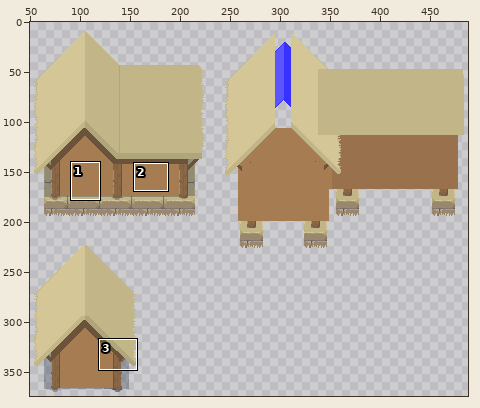
Two versions of one pixel-art file, assets/tiles/house.ase. The picture above shows the old version from afar; the outline marks the close-up.
Close-up. First the earlier version:
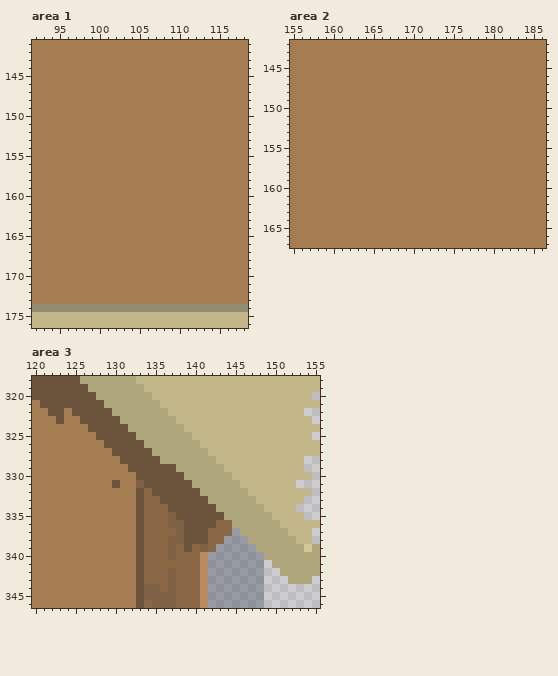
512x512 pixels, 1 frame. Colours within 5 levels of each other are drawn and written as one. Shown: area 1: x 92..118, y 141..176; area 2: x 155..186, y 142..167; area 3: x 120..155, y 318..346. The wide view leaves out empty margins. The commit also changed other parts of the picture, which this record leaves out.
New version:
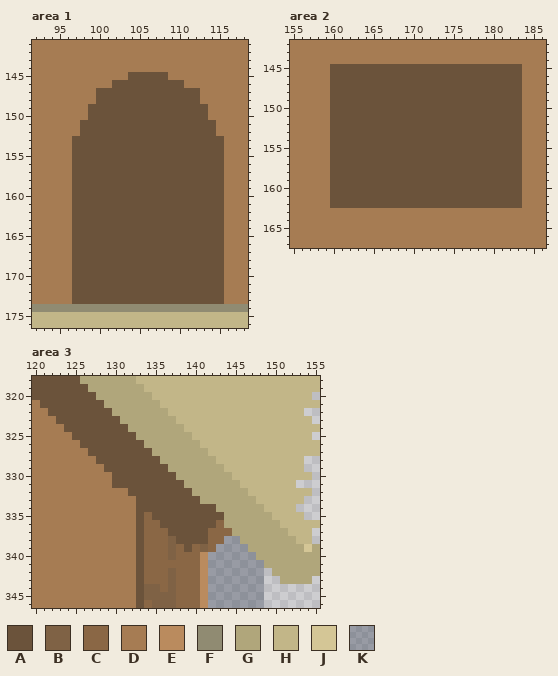
Palette (. is transparent): A #6b533b  B #7f6245  C #8a6745  D #a67c53  E #ba8b5e  F #908b72  G #b0a67b  H #c2b688  J #d4c696  K #1b263d4c
Edits made:
layer "Stone" added
layer "Wall" added
layer "Roof" added
layer "Door and Window" added
layer "layer 0" removed
layer "Layer 1" removed
Changed rows in their new state; - is an unchanged pixel.
Area 1, layer "Door and Window":
first column x 97:
145 -------AAAAA-------
146 -----AAAAAAAAA-----
147 ---AAAAAAAAAAAAA---
148 ---AAAAAAAAAAAAA---
149 --AAAAAAAAAAAAAAA--
150 --AAAAAAAAAAAAAAA--
151 -AAAAAAAAAAAAAAAAA-
152 -AAAAAAAAAAAAAAAAA-
153 AAAAAAAAAAAAAAAAAAA
154 AAAAAAAAAAAAAAAAAAA
155 AAAAAAAAAAAAAAAAAAA
156 AAAAAAAAAAAAAAAAAAA
157 AAAAAAAAAAAAAAAAAAA
158 AAAAAAAAAAAAAAAAAAA
159 AAAAAAAAAAAAAAAAAAA
160 AAAAAAAAAAAAAAAAAAA
161 AAAAAAAAAAAAAAAAAAA
162 AAAAAAAAAAAAAAAAAAA
163 AAAAAAAAAAAAAAAAAAA
164 AAAAAAAAAAAAAAAAAAA
165 AAAAAAAAAAAAAAAAAAA
166 AAAAAAAAAAAAAAAAAAA
167 AAAAAAAAAAAAAAAAAAA
168 AAAAAAAAAAAAAAAAAAA
169 AAAAAAAAAAAAAAAAAAA
170 AAAAAAAAAAAAAAAAAAA
171 AAAAAAAAAAAAAAAAAAA
172 AAAAAAAAAAAAAAAAAAA
173 AAAAAAAAAAAAAAAAAAA
Area 2, layer "Door and Window":
first column x 160:
145 AAAAAAAAAAAAAAAAAAAAAAAA
146 AAAAAAAAAAAAAAAAAAAAAAAA
147 AAAAAAAAAAAAAAAAAAAAAAAA
148 AAAAAAAAAAAAAAAAAAAAAAAA
149 AAAAAAAAAAAAAAAAAAAAAAAA
150 AAAAAAAAAAAAAAAAAAAAAAAA
151 AAAAAAAAAAAAAAAAAAAAAAAA
152 AAAAAAAAAAAAAAAAAAAAAAAA
153 AAAAAAAAAAAAAAAAAAAAAAAA
154 AAAAAAAAAAAAAAAAAAAAAAAA
155 AAAAAAAAAAAAAAAAAAAAAAAA
156 AAAAAAAAAAAAAAAAAAAAAAAA
157 AAAAAAAAAAAAAAAAAAAAAAAA
158 AAAAAAAAAAAAAAAAAAAAAAAA
159 AAAAAAAAAAAAAAAAAAAAAAAA
160 AAAAAAAAAAAAAAAAAAAAAAAA
161 AAAAAAAAAAAAAAAAAAAAAAAA
162 AAAAAAAAAAAAAAAAAAAAAAAA
Area 3, layers "Roof", "Wall":
first column x 124:
322 A---------------------------
323 AA--------------------------
324 AAA-------------------------
325 -AAA------------------------
326 --AAA-----------------------
327 ---AAA----------------------
328 ----AAA---------------------
329 -----AAA-----G--------------
330 ------AAA-----G-------------
331 -------AAA-----G------------
332 --------A-A-----G-----------
333 ----------AA-----G----------
334 ----------AAA---------------
335 -----------AAA--------------
336 ------------AAA-----G-------
337 -------------AA------G------
338 --------------A-------G-----
339 -----------------------G----
340 ------------------------G---
341 -------------------------G--
342 --------------------------G-
343 ---------------------------G
Changed places in both close-ups, as pixel boxes (x1, y1, x2, y2):
changed: (72, 72, 224, 304)
changed: (330, 64, 522, 208)
changed: (64, 408, 288, 584)
